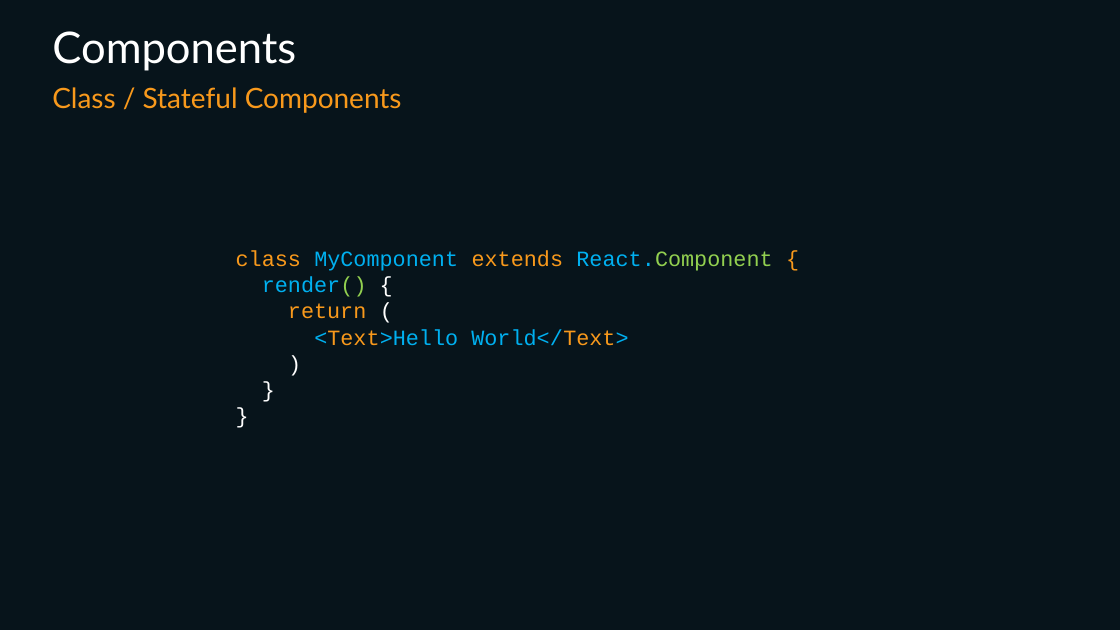
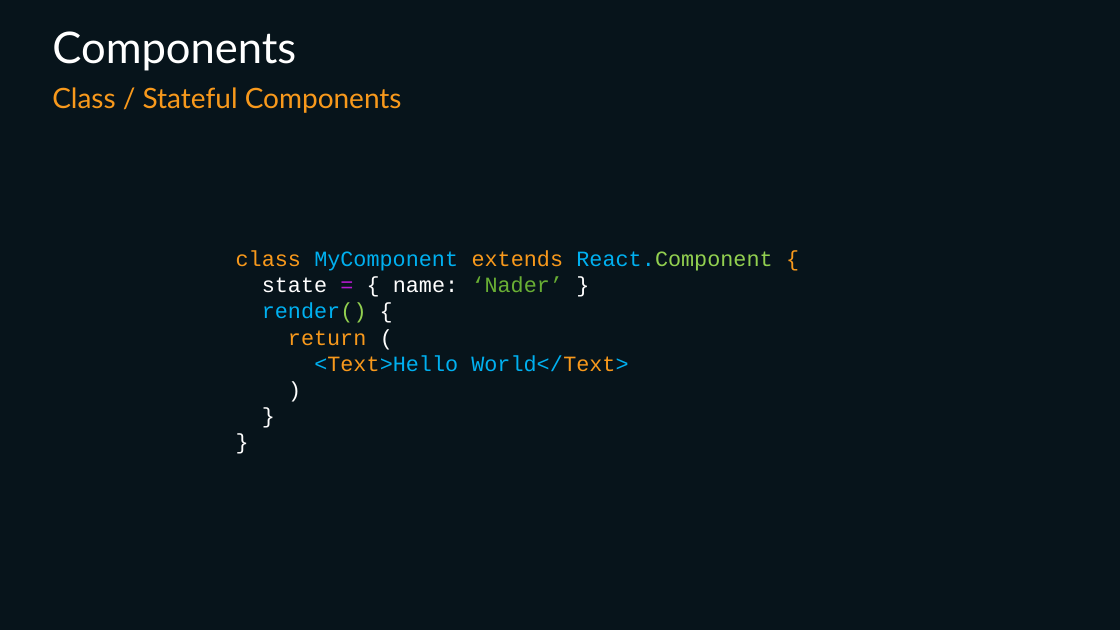
Before and after one commit to dabit3/react-native-bootcamp, a slide deck: slide 26 of Introduction to React Native.pptx (slide 27 before the commit). Drawn at 1120x630 pixels with LibreOffice and Linux fonts; fonts in the diff are those of the drawing. Boxes give left, top, right and bottom in pixels: in the first picture for what was removed or moved away, otherwise in the second. Text is boxed around its words. In the diff, an @@ line names an element or a change of style, - is before the commit and + after.

```diff
--- a/Introduction to React Native.pptx
+++ b/Introduction to React Native.pptx
@@ text at (262, 277, 564, 293): paragraph added @@
+state = { name: ‘Nader’ }
```
Also in this commit, not shown: 2 other slides changed, 2 slides added, 2 other files.
